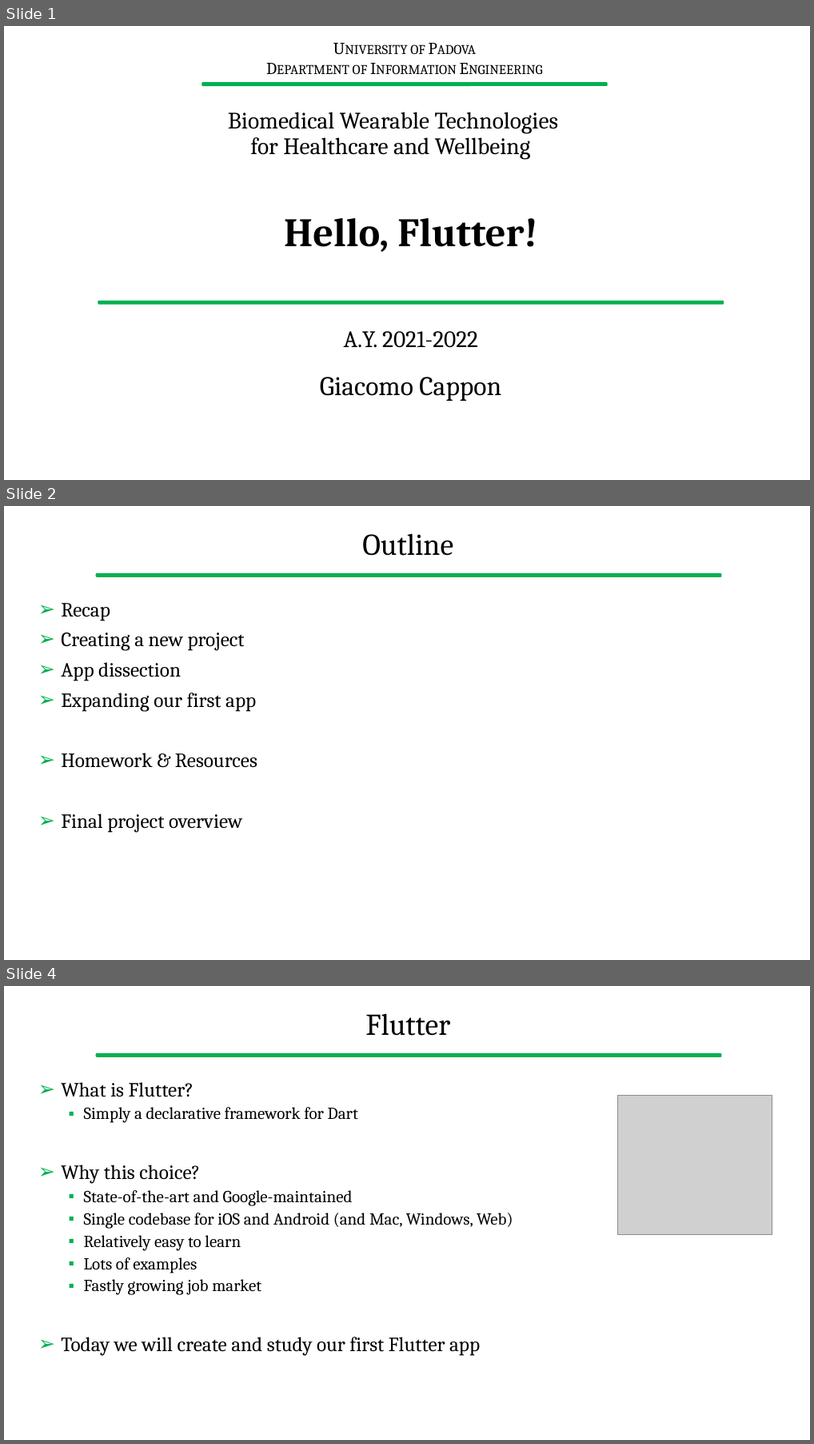
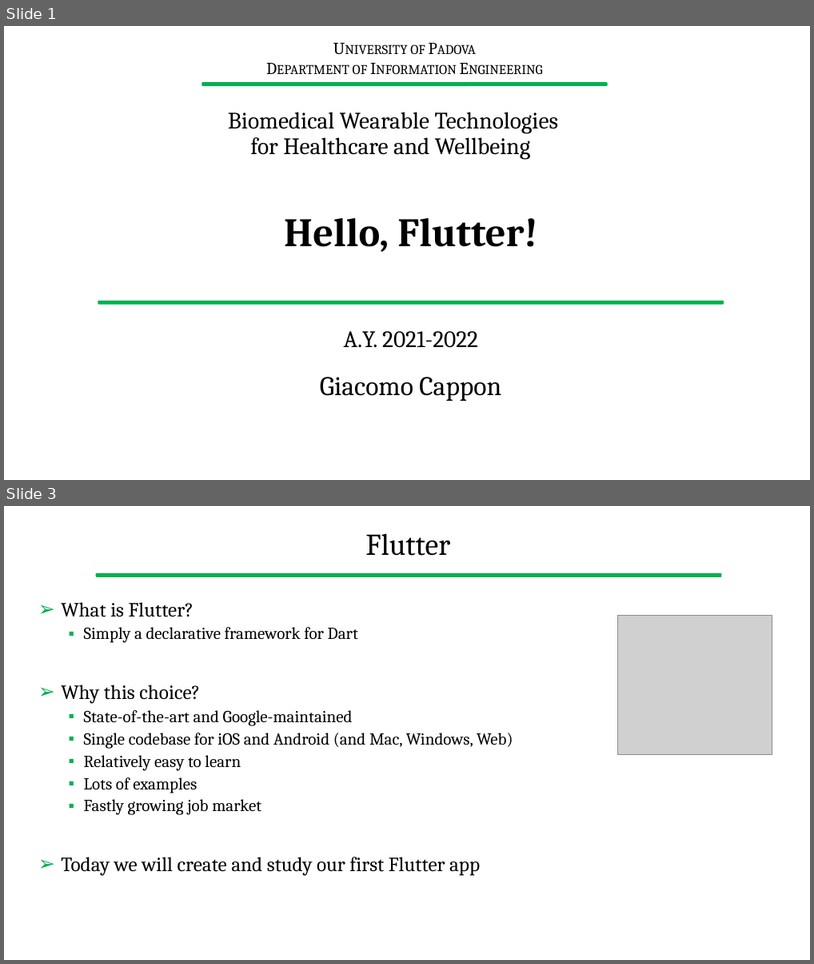
Before and after one commit to gcappon/bwthw, a slide deck: lab_04-hello-flutter/lab_04-hello_flutter.pptx. Shown one above the other, each under a label of ours: slides 1, 2 and 4 before the commit, slides 1 and 3 after it; the slides between them are not shown. The pictures are 814x1444 and 814x964 pixels, drawn with LibreOffice and Linux fonts; fonts in the diff are those of the drawing; grey boxes stand for pictures; background and template pictures are left out. Boxes give left, top, right and bottom in pixels: in the first picture for what was removed or moved away, otherwise in the second. Text is boxed around its words. In the diff, an @@ line names an element or a change of style, - is before the commit and + after.

```diff
--- a/lab_04-hello-flutter/lab_04-hello_flutter.pptx
+++ b/lab_04-hello-flutter/lab_04-hello_flutter.pptx
@@ slide 2 removed at (4, 506, 810, 960), background #FFFFFF; not listed: 1 template element that a slide beside it also shows @@
@@ title removed at (362, 533, 454, 556) @@
-Outline
@@ text removed at (61, 603, 258, 832) @@
-➢ Recap
-➢ Creating a new project
-➢ App dissection
-➢ Expanding our first app
-➢ Homework & Resources
-➢ Final project overview
@@ what was slide 4 is now slide 3 @@
```
Also in this commit, not shown: 6 slides changed, 4 other slides removed, 9 other files.
